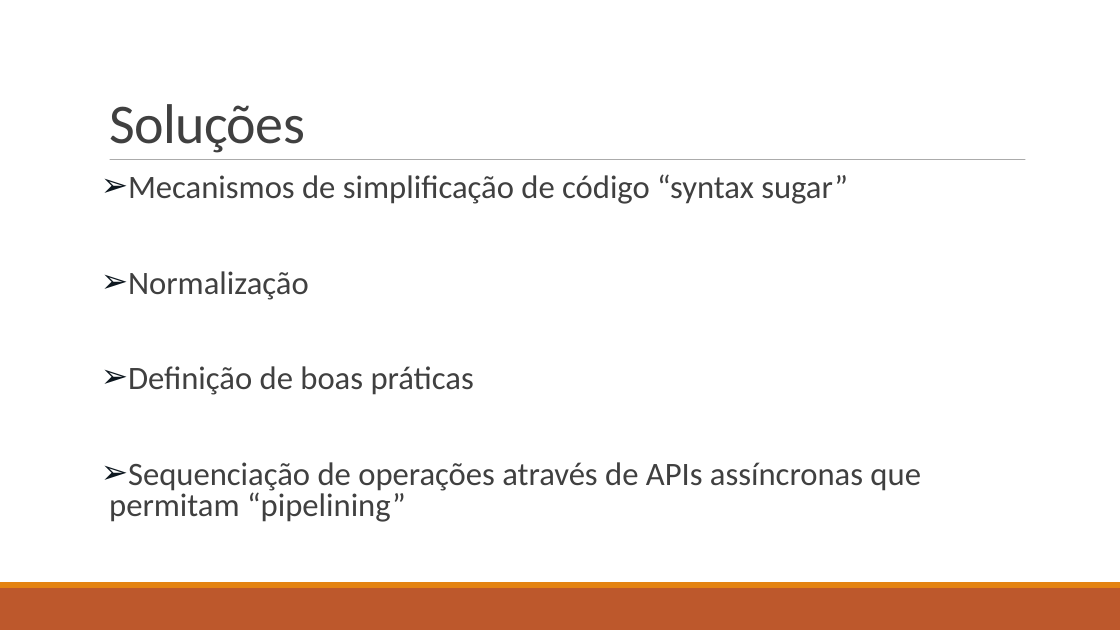
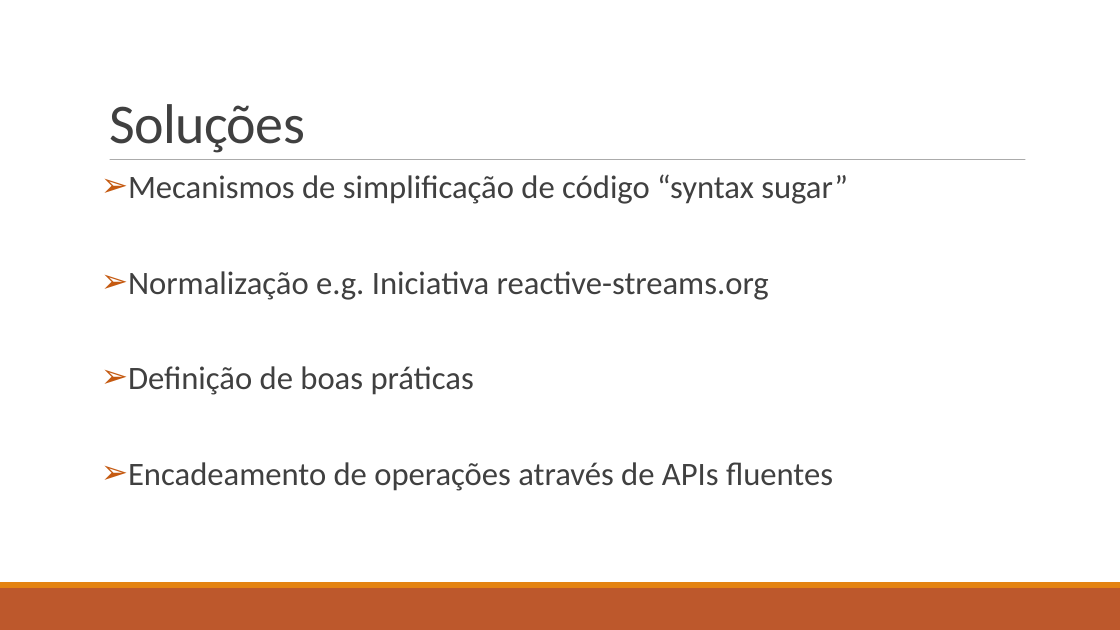
Before and after one commit to isel-sw-projects/2021-asyncio-pipelines, a slide deck: slide 4 of From asynchronous IO to reactive stream pipelines.ppt.odp. Drawn at 1120x630 pixels with LibreOffice and Linux fonts; fonts in the diff are those of the drawing. Boxes give left, top, right and bottom in pixels: in the first picture for what was removed or moved away, otherwise in the second. Text is boxed around its words. In the diff, an @@ line names an element or a change of style, - is before the commit and + after.

```diff
--- a/From asynchronous IO to reactive stream pipelines.ppt.odp
+++ b/From asynchronous IO to reactive stream pipelines.ppt.odp
@@ text at [128,174,848,395]: bullet colour #0D171F to #C55A11 @@
@@ text at [128,271,769,300]: text changed @@
-➢ Normalização
+➢ Normalização e.g. Iniciativa reactive-streams.org
@@ text at [128,462,833,491]: text changed @@
-➢ Sequenciação de operações através de APIs assíncronas que permitam “pipelining”
+➢ Encadeamento de operações através de APIs fluentes
```
Also in this commit, not shown: 7 other slides changed, 3 slides added, 1 slide removed, 1 other file.
